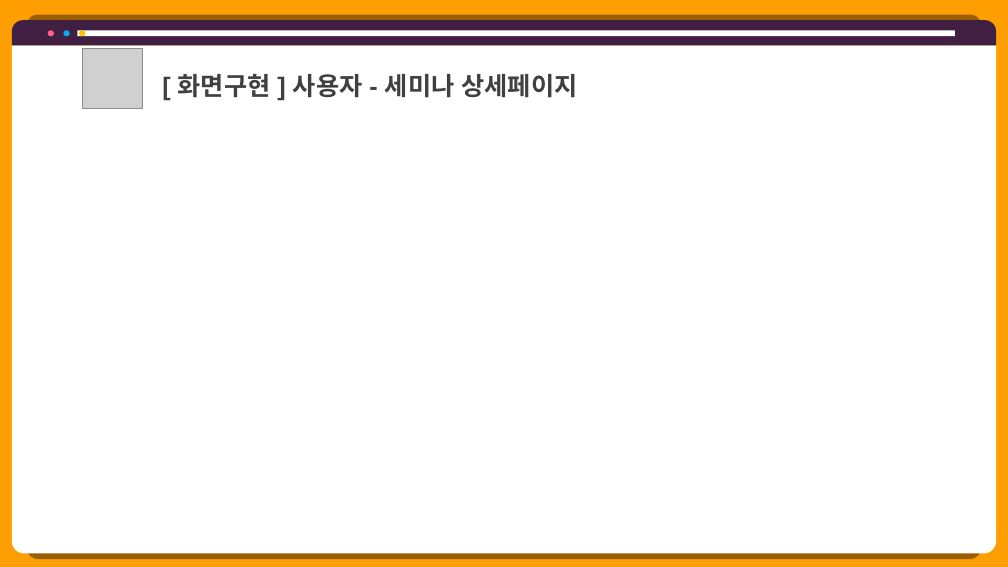
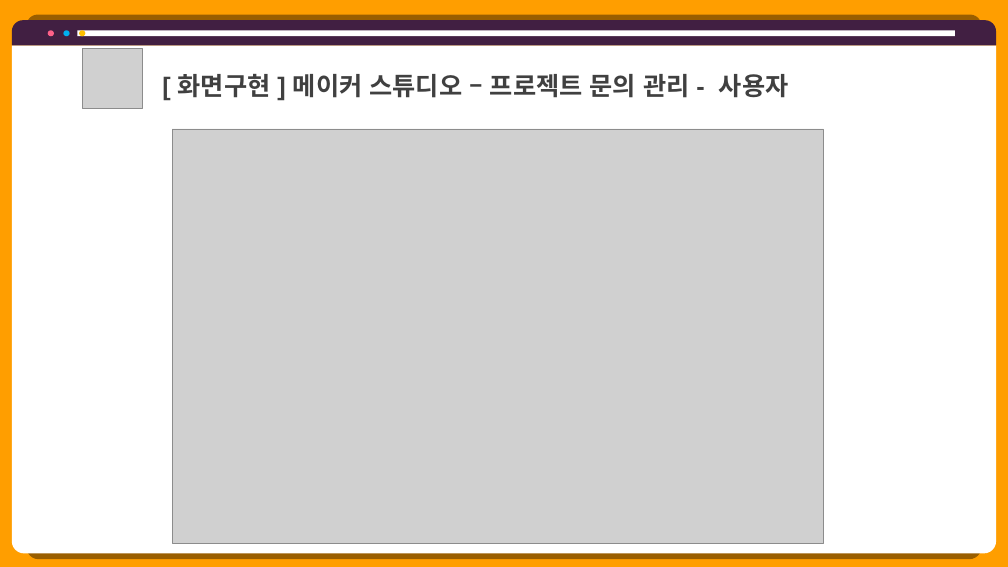
Before and after one commit to hhsw07/ezen-academy-projects, a slide deck: slide 35 of 0 발표용 파워포인트/project06 - 파워포인트 종합 - 현태.pptx (slide 33 before the commit). Drawn at 1008x567 pixels with LibreOffice and Linux fonts; fonts in the diff are those of the drawing; grey boxes stand for pictures. Boxes give left, top, right and bottom in pixels: in the first picture for what was removed or moved away, otherwise in the second. Text is boxed around its words. In the diff, an @@ line names an element or a change of style, - is before the commit and + after.

```diff
--- a/0 발표용 파워포인트/project06 - 파워포인트 종합 - 현태.pptx
+++ b/0 발표용 파워포인트/project06 - 파워포인트 종합 - 현태.pptx
@@ text at (x1=178, y1=74, x2=789, y2=98): text changed @@
-[ 화면구현 ] 사용자 - 세미나 상세페이지
+[ 화면구현 ] 메이커 스튜디오 – 프로젝트 문의 관리 - 사용자
@@ picture added at (x1=172, y1=129, x2=823, y2=544) @@
```
Also in this commit, not shown: 6 other slides changed, 12 slides added, 6 other files.
